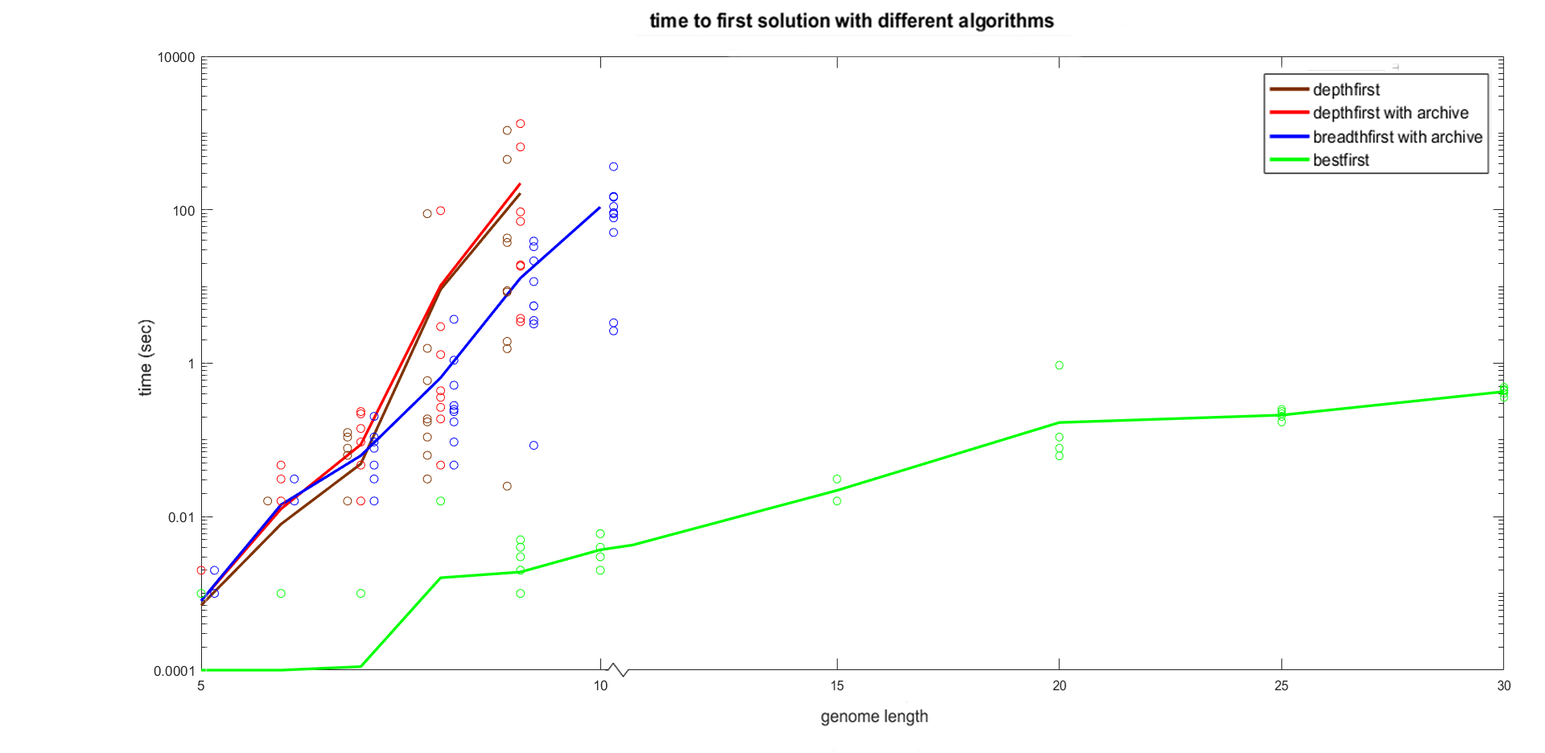
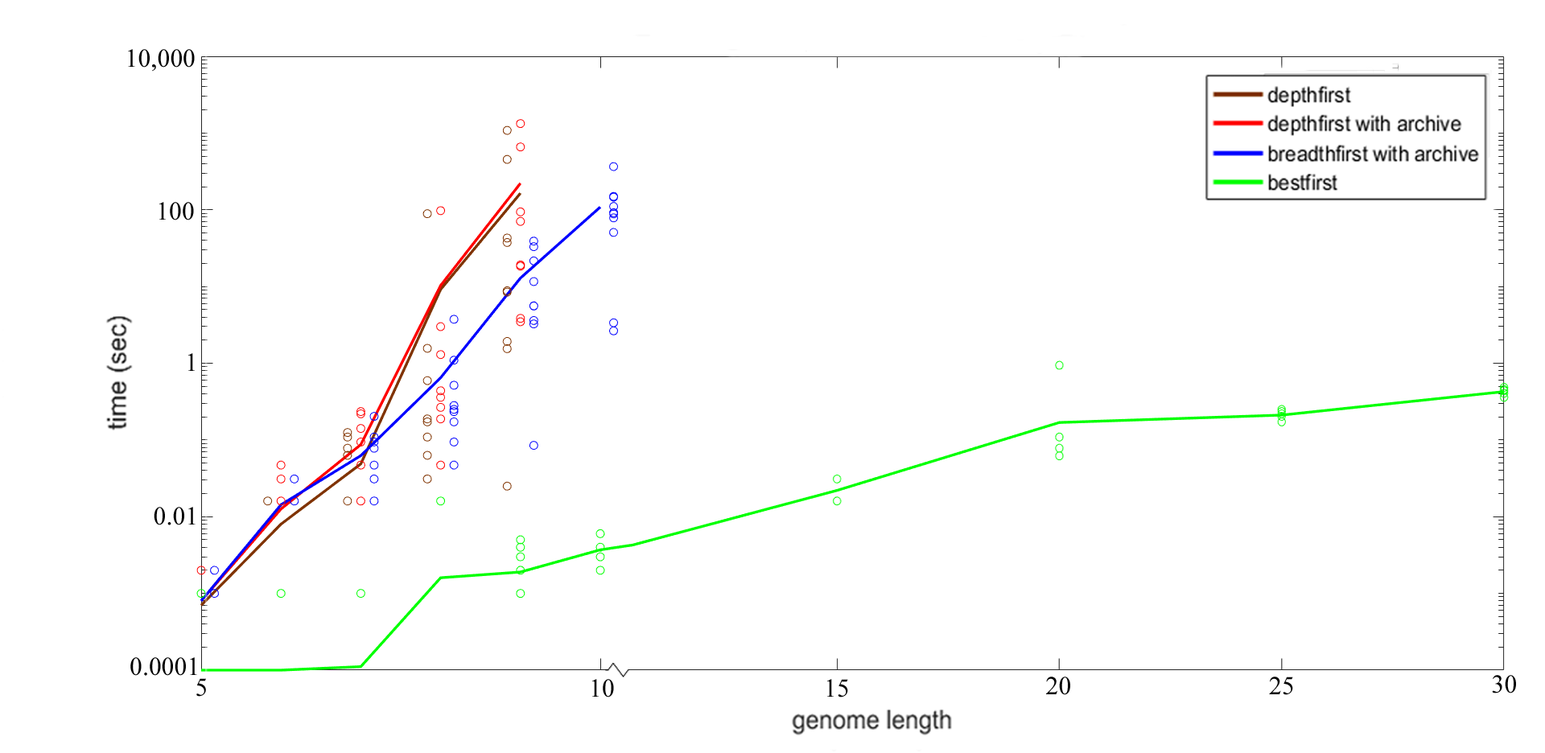
Before/after of a w=1545, h=753 layered artwork. What changed in the layer stack:
added layer "10,000" above "100" over bbox(127, 49, 195, 72)
added layer "100" above "1" over bbox(158, 201, 194, 221)
added layer "1" above "0.01" over bbox(187, 353, 195, 371)
added layer "0.01" above "0.0001" over bbox(153, 506, 196, 526)
added layer "0.0001" above "30" over bbox(130, 657, 198, 676)
added layer "30" above "25" over bbox(1491, 674, 1516, 694)
added layer "25" above "20" over bbox(1268, 676, 1293, 696)
added layer "20" above "15" over bbox(1045, 676, 1070, 696)
added layer "15" above "10" over bbox(826, 678, 848, 698)
added layer "10" above "5" over bbox(591, 678, 614, 698)
added layer "5" above "Background copy" over bbox(196, 678, 206, 697)
painted on "Background copy" over bbox(105, 11, 1511, 737)
